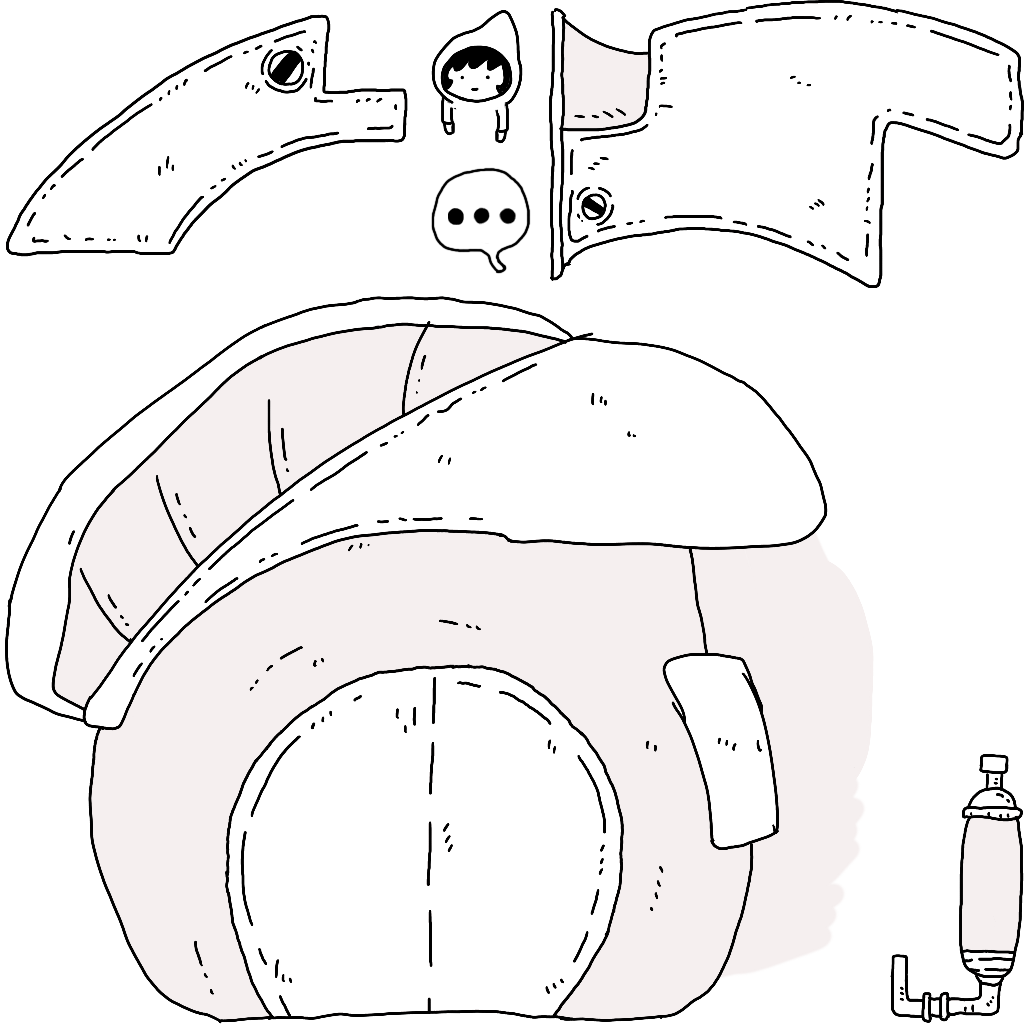
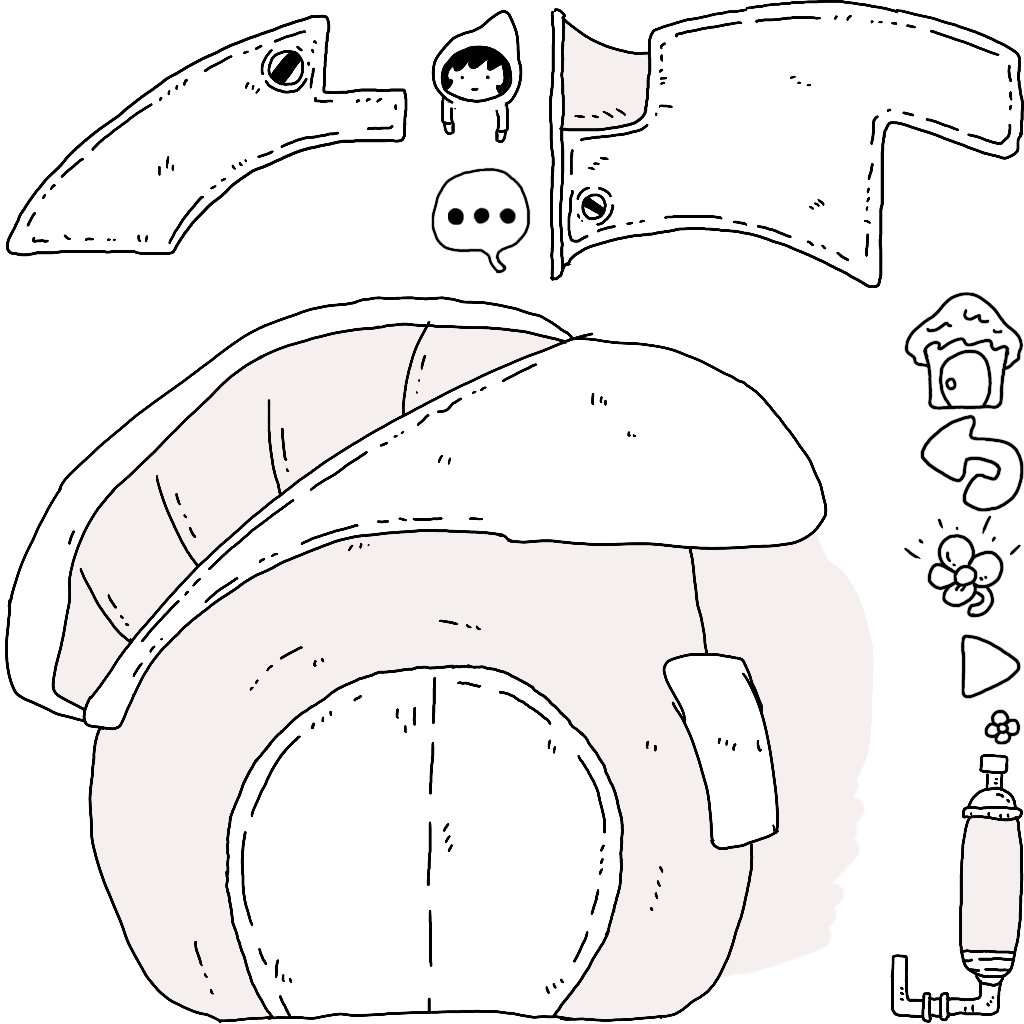
Before/after of a 1024 x 1024 layered artwork. What changed in the layer stack:
added group "矢印" with 2 layers above "花アイコン" over [960,634,1021,699]
added layer "レイヤー 11" (1st of 2, in "矢印") in group "矢印" over [960,634,1021,699]
added layer "レイヤー 11" (2nd of 2, in "矢印") in group "矢印" over [960,634,1021,699]
added group "花アイコン" with 2 layers above "隠し花" over [984,709,1021,745]
added layer "レイヤー 19" (1st of 2, in "花アイコン") in group "花アイコン" over [984,709,1021,745]
added layer "レイヤー 19" (2nd of 2, in "花アイコン") in group "花アイコン" over [984,709,1021,745]
added group "隠し花" with 2 layers above "戻る" over [904,515,1021,618]
added layer "レイヤー 22" (1st of 2, in "隠し花") in group "隠し花" over [904,515,1021,618]
added layer "レイヤー 22" (2nd of 2, in "隠し花") in group "隠し花" over [904,515,1021,618]
added group "戻る" with 2 layers above "ホーム" over [920,414,1024,512]
added layer "レイヤー 16" (1st of 2, in "戻る") in group "戻る" over [920,414,1024,512]
added layer "レイヤー 16" (2nd of 2, in "戻る") in group "戻る" over [920,414,1024,512]
added group "ホーム" with 2 layers above "レイヤー 12" over [904,291,1024,411]
added layer "レイヤー 13" (1st of 2, in "ホーム") in group "ホーム" over [904,291,1024,411]
added layer "レイヤー 13" (2nd of 2, in "ホーム") in group "ホーム" over [904,291,1024,411]
